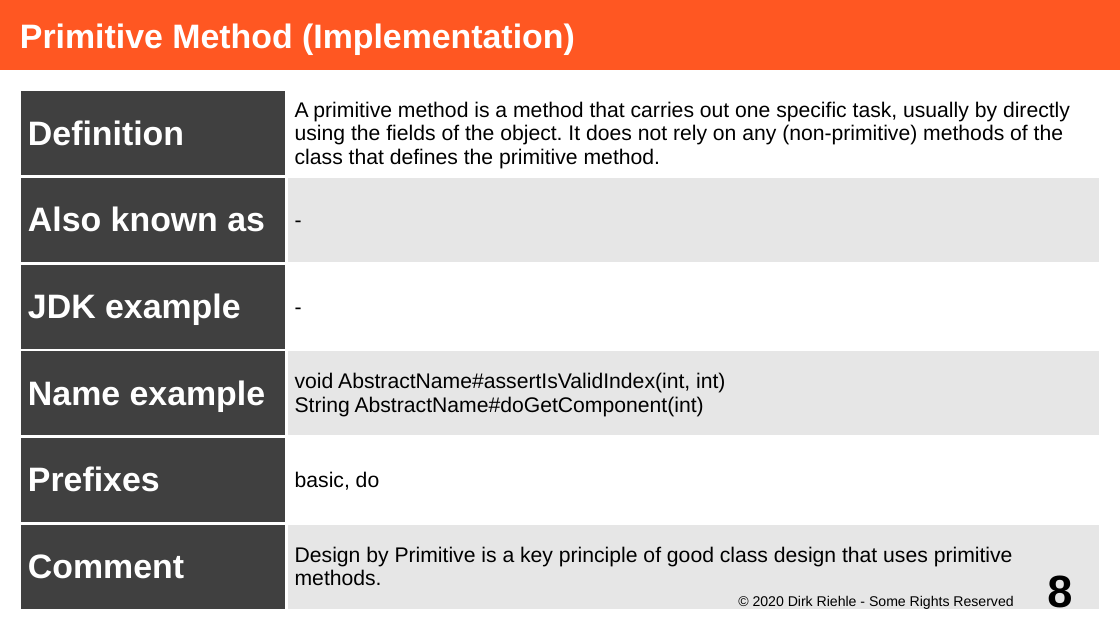
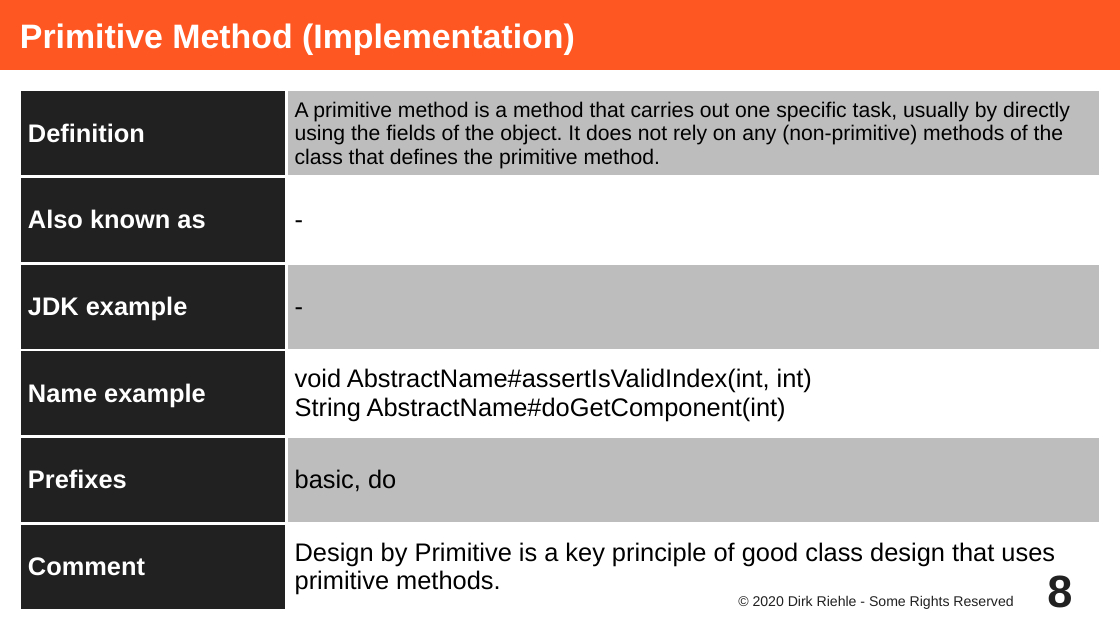
Before and after one commit to dirkriehle/adap-course, a slide deck: slide 8 of Lecture Slides/ADAP C02 - Method Properties.odp. Drawn at 1120x630 pixels with LibreOffice and Linux fonts; fonts in the diff are those of the drawing. Boxes give left, top, right and bottom in pixels: in the first picture for what was removed or moved away, otherwise in the second. Text is boxed around its words. In the diff, an @@ line names an element or a change of style, - is before the commit and + after.

```diff
--- a/Lecture Slides/ADAP C02 - Method Properties.odp
+++ b/Lecture Slides/ADAP C02 - Method Properties.odp
@@ table at (20, 90, 1101, 611) @@
@@ fill #404040 to #212121 in 6 cells @@
@@ fill #FFFFFF to #BDBDBD in 3 cells @@
@@ fill #E6E6E6 to #FFFFFF in 3 cells @@
@@ size 24 to 18 pt in "Definition", "Also known as", "JDK example", "Name example" and 2 more places @@
@@ size 15 to 18 pt in "-", "-", "void AbstractName#assertIsValidIndex(int, int)", "String AbstractName#doGetComponent(int)" and 2 more places @@
@@ borders changed @@
@@ page number at (1047, 575, 1072, 608): text colour #000000 to #212121 @@
@@ text "© 2020 Dirk Riehle - ..." at (753, 595, 1013, 609): text colour #000000 to #212121 @@
```
Also in this commit, not shown: 19 other slides changed, 3 other files.
